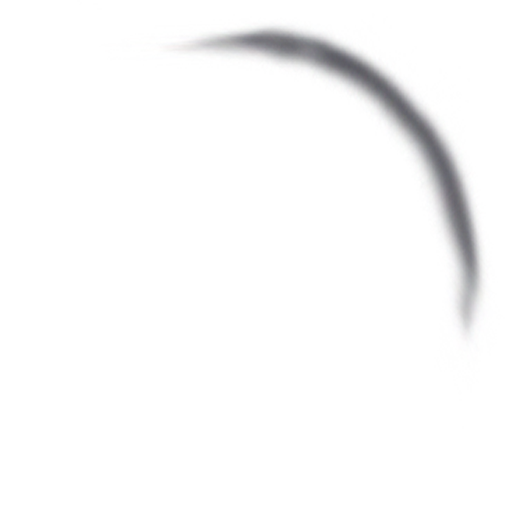
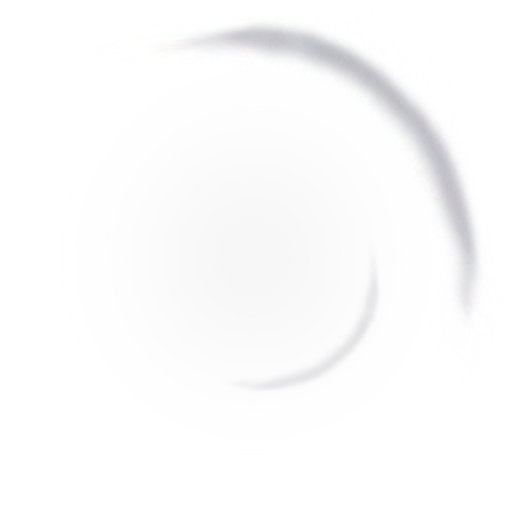
The second w=512, h=512 image is a revision of the first. Changes to its layers:
showed "Layer 1", opacity 100% → 22%, moved it above "Layer 1 copy 4", painted on it over <box>127,18,491,396</box>
painted on "Layer 1 copy 4" over <box>127,18,491,396</box>
showed "Layer 1 copy 2", opacity 100% → 41%, painted on it over <box>183,168,441,396</box>
